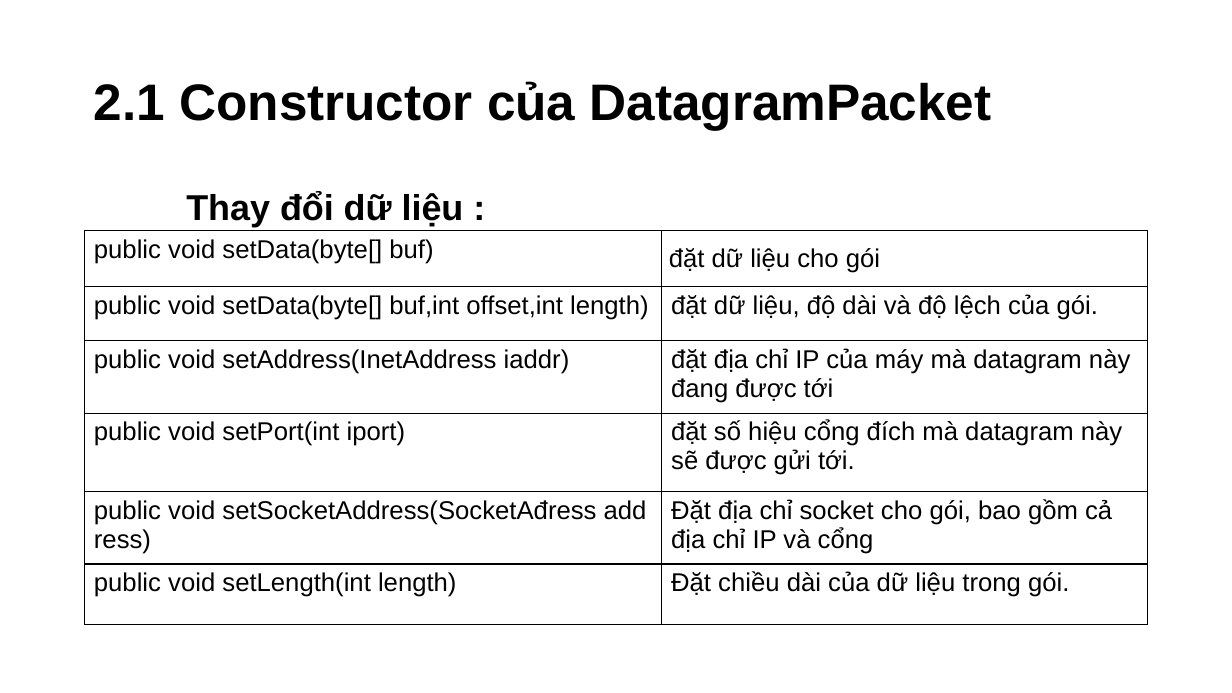
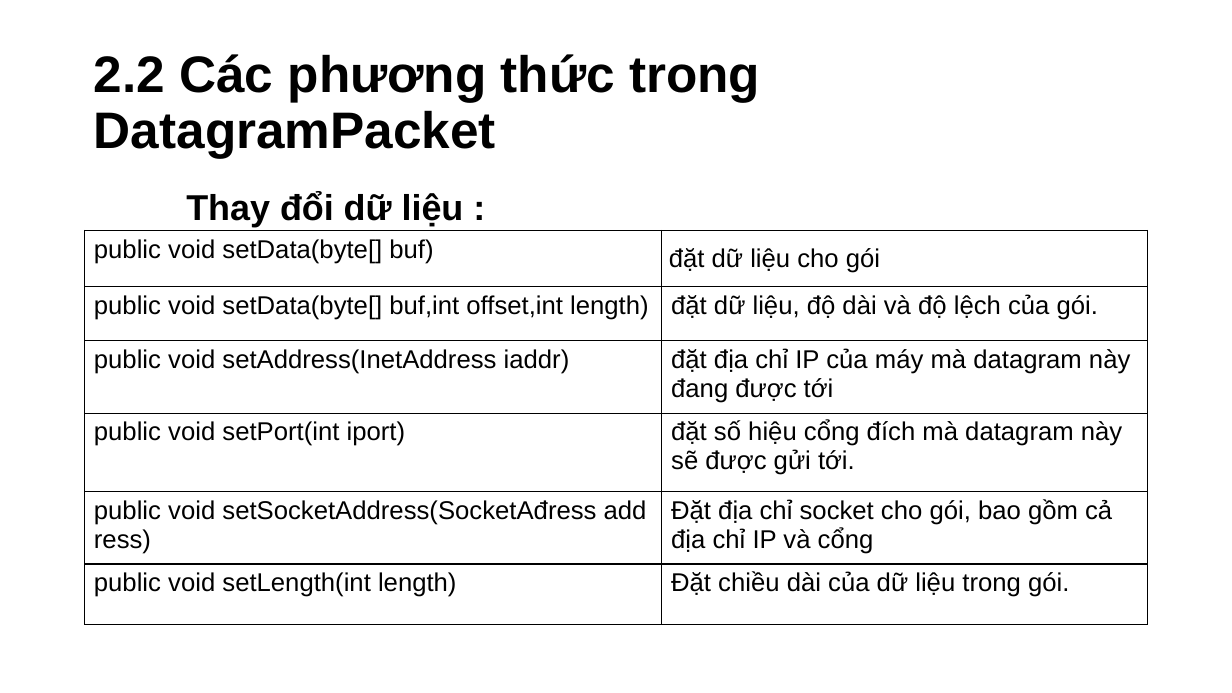
Before and after one commit to Cuid-1412/PowerPoint, a slide deck: slide 13 of Thuyết Trình Java.pptm. Drawn at 1232x693 pixels with LibreOffice and Linux fonts; fonts in the diff are those of the drawing; background and template pictures are left out. Boxes give left, top, right and bottom in pixels: in the first picture for what was removed or moved away, otherwise in the second. Text is boxed around its words. In the diff, an @@ line names an element or a change of style, - is before the commit and + after.

```diff
--- a/Thuyết Trình Java.pptm
+++ b/Thuyết Trình Java.pptm
@@ title at [94,54,760,158]: text changed @@
-2.1 Constructor của DatagramPacket
+2.2 Các phương thức trong DatagramPacket
```
Also in this commit, not shown: 6 other slides changed, 11 slides added.
